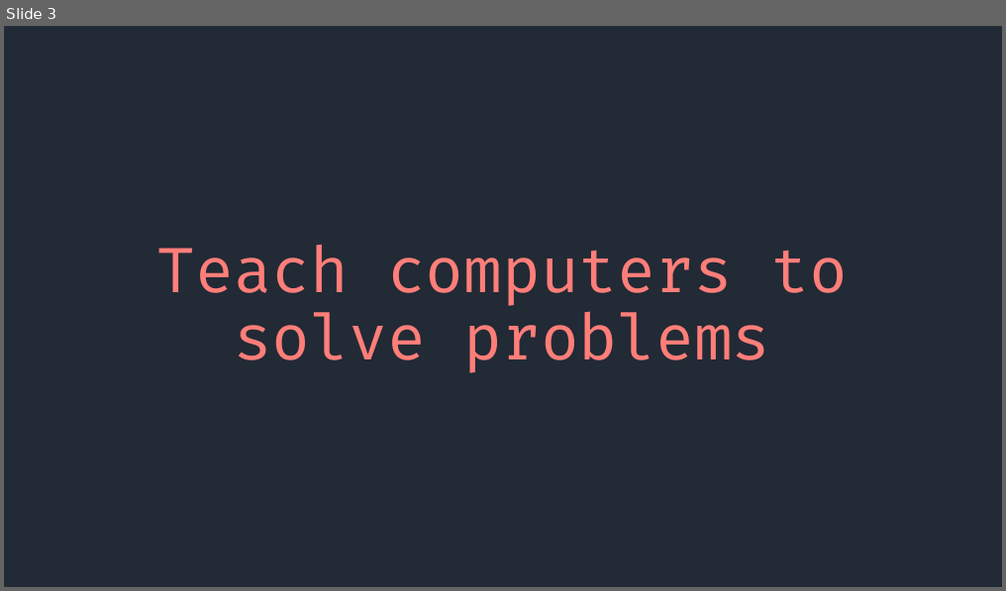
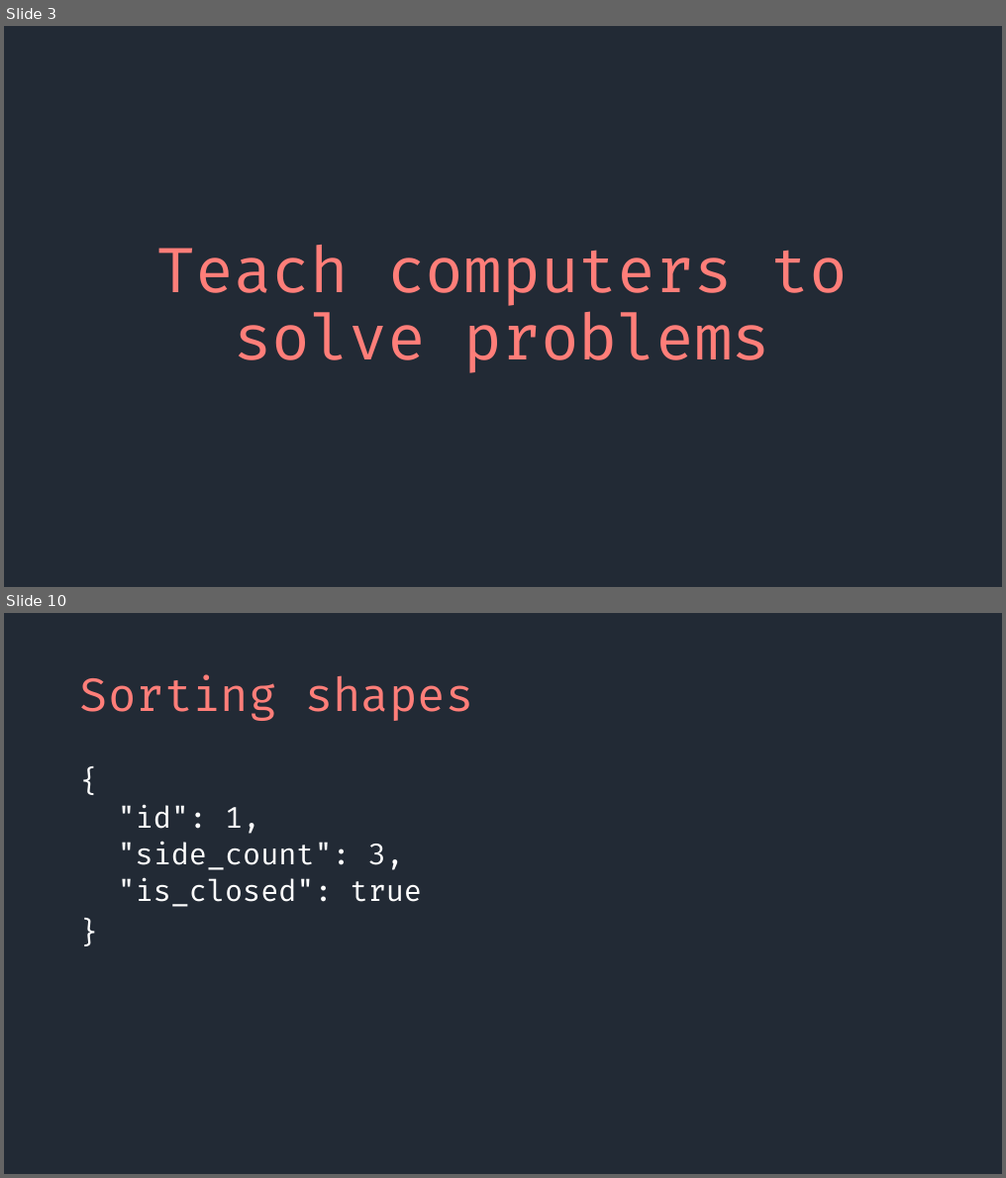
Before and after one commit to SeanMcP/college-career-day, a slide deck: presentation.pptx. Shown one above the other, each under a label of ours: slide 3 before the commit, slides 3 and 10 after it; the slides between them are not shown. The pictures are 1006x591 and 1006x1178 pixels, drawn with LibreOffice and Linux fonts; fonts in the diff are those of the drawing. Boxes give left, top, right and bottom in pixels: in the first picture for what was removed or moved away, otherwise in the second. Text is boxed around its words. In the diff, an @@ line names an element or a change of style, - is before the commit and + after.

```diff
--- a/presentation.pptx
+++ b/presentation.pptx
@@ slide 10 added at (x1=4, y1=613, x2=1002, y2=1174), background #222A35 @@
@@ title added at (x1=80, y1=674, x2=473, y2=721), 44 pt, text #FF7E79 @@
+Sorting shapes
@@ text added at (x1=118, y1=804, x2=422, y2=907), 28 pt, text #FFFFFF @@
+{
+  "id": 1,
+  "side_count": 3,
+  "is_closed": true
+}
```
Also in this commit, not shown: 9 other slides added, 1 other file.
